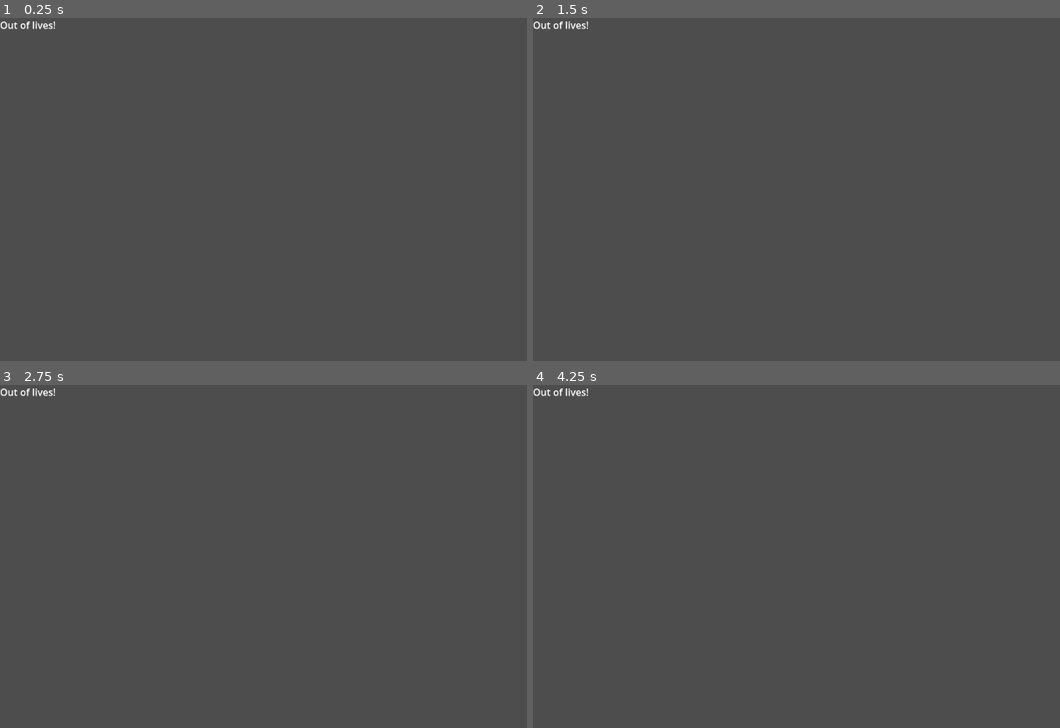
Above: before the commit, frames 1-4 (two rows, left to right).
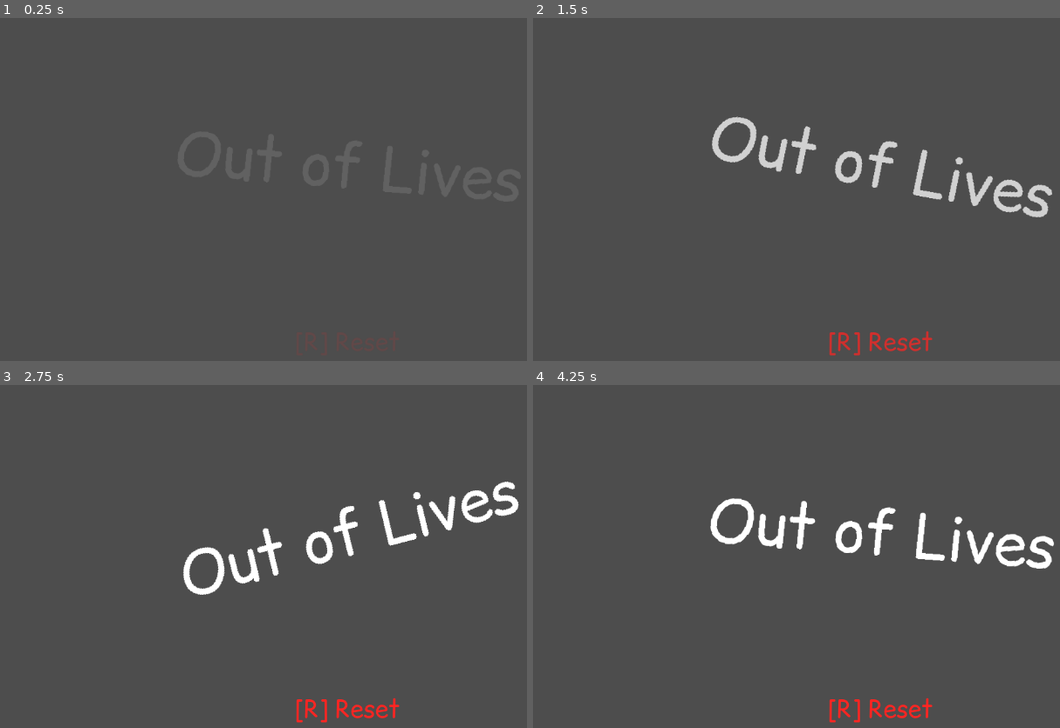
Above: after the commit, the same moments.

Repository: tiffit/SlimeLives
Game: Godot game, scene res://ui/death/death_screen.tscn
Two runs of this game, one before a commit and one after it. Both use one fixed random seed, a clock stepped at 60 frames per second and the inputs below. This scene is started directly instead of the project's main scene.
Inputs (mouse positions are in pixels of both pictures, inside the frame that each line leads up to):
- Up to frame 1 (0.25 s): no input
- Up to frame 2 (1.5 s): move the mouse to (1033, 192) at 0.52 s; hold D (move_right) from 0.53 s (still down); tap Shift (spit) at 0.6, 1.35 s; tap Space (move_jump) at 0.77 s; move the mouse to (743, 234) at 1.27 s
- Up to frame 3 (2.75 s): tap Space (move_jump) at 1.52 s; move the mouse to (416, 494) at 2.02 s; release D (move_right) at 2.03 s; hold A (move_left) from 2.03 s (still down); tap Shift (spit) at 2.1 s
- Up to frame 4 (4.25 s): move the mouse to (849, 659) at 2.77 s; release A (move_left) at 2.78 s; hold D (move_right) from 2.78 s (still down); tap Shift (spit) at 2.85, 3.6 s; tap Space (move_jump) at 3.02, 3.77 s; move the mouse to (outside the picture) at 3.52 s

The runs differ from the first frame. In frame 1, 0.1% of the frame differs, in the area x 0-11%, y 1-4%; in frame 2, 3.2%; in frame 3, 3.2%; in frame 4, 3.3%, in the area x 0-99%, y 1-99%.

Commit message:
Finished death screen

Diff:
--- a/project.godot
+++ b/project.godot
@@ -10,7 +10,7 @@
 
 [application]
 
-config/name="slimelives"
+config/name="Slime Lives"
 run/main_scene="uid://kbxavlb2upyw"
 config/features=PackedStringArray("4.5", "GL Compatibility")
 config/icon="res://icon.svg"
--- a/ui/death/death_screen.gd
+++ b/ui/death/death_screen.gd
@@ -2,6 +2,8 @@
 
 func _ready() -> void:
 	MusicController.go_to_pitch(0.5, 3)
+	$AnimationPlayer.play("turn")
+	$FadeInPlayer.play("fade_in")
 
 func _process(delta: float) -> void:
 	if Input.is_action_just_pressed("reset_level") and !is_queued_for_deletion():
--- a/ui/death/death_screen.tscn
+++ b/ui/death/death_screen.tscn
@@ -1,6 +1,73 @@
-[gd_scene load_steps=2 format=3 uid="uid://baf5sxguthwuv"]
+[gd_scene load_steps=7 format=3 uid="uid://baf5sxguthwuv"]
 
 [ext_resource type="Script" uid="uid://iaqf8m04hd0q" path="res://ui/death/death_screen.gd" id="1_ud22k"]
+[ext_resource type="FontFile" uid="uid://dc7dxafyie71e" path="res://sprites/ComicRelief-Regular.ttf" id="2_ujbok"]
+
+[sub_resource type="Animation" id="Animation_ujbok"]
+resource_name = "turn"
+length = 4.0
+loop_mode = 1
+tracks/0/type = "value"
+tracks/0/imported = false
+tracks/0/enabled = true
+tracks/0/path = NodePath("Label:rotation")
+tracks/0/interp = 1
+tracks/0/loop_wrap = true
+tracks/0/keys = {
+"times": PackedFloat32Array(0, 1, 2, 3, 4),
+"transitions": PackedFloat32Array(1, 1, 1, 1, 1),
+"update": 0,
+"values": [0.0, 0.3490658503988659, 0.0, -0.34906584, 0.0]
+}
+
+[sub_resource type="Animation" id="Animation_f4d2w"]
+length = 0.001
+tracks/0/type = "value"
+tracks/0/imported = false
+tracks/0/enabled = true
+tracks/0/path = NodePath("Label:rotation")
+tracks/0/interp = 1
+tracks/0/loop_wrap = true
+tracks/0/keys = {
+"times": PackedFloat32Array(0),
+"transitions": PackedFloat32Array(1),
+"update": 0,
+"values": [0.0]
+}
+tracks/1/type = "value"
+tracks/1/imported = false
+tracks/1/enabled = true
+tracks/1/path = NodePath(".:modulate")
+tracks/1/interp = 1
+tracks/1/loop_wrap = true
+tracks/1/keys = {
+"times": PackedFloat32Array(0),
+"transitions": PackedFloat32Array(1),
+"update": 0,
+"values": [Color(1, 1, 1, 1)]
+}
+
+[sub_resource type="Animation" id="Animation_ho1bm"]
+resource_name = "fade_in"
+tracks/0/type = "value"
+tracks/0/imported = false
+tracks/0/enabled = true
+tracks/0/path = NodePath(".:modulate")
+tracks/0/interp = 1
+tracks/0/loop_wrap = true
+tracks/0/keys = {
+"times": PackedFloat32Array(0, 1),
+"transitions": PackedFloat32Array(1, 1),
+"update": 0,
+"values": [Color(1, 1, 1, 0), Color(1, 1, 1, 1)]
+}
+
+[sub_resource type="AnimationLibrary" id="AnimationLibrary_ho1bm"]
+_data = {
+&"RESET": SubResource("Animation_f4d2w"),
+&"fade_in": SubResource("Animation_ho1bm"),
+&"turn": SubResource("Animation_ujbok")
+}
 
 [node name="DeathScreen" type="Control"]
 layout_mode = 3
@@ -12,7 +79,48 @@
 script = ExtResource("1_ud22k")
 
 [node name="Label" type="Label" parent="."]
-layout_mode = 0
-offset_right = 40.0
-offset_bottom = 23.0
-text = "Out of lives!"
+layout_mode = 1
+anchors_preset = 8
+anchor_left = 0.5
+anchor_top = 0.5
+anchor_right = 0.5
+anchor_bottom = 0.5
+offset_left = -288.5
+offset_top = -149.5
+offset_right = 288.5
+offset_bottom = -8.5
+grow_horizontal = 2
+grow_vertical = 2
+pivot_offset = Vector2(288, 70)
+theme_override_fonts/font = ExtResource("2_ujbok")
+theme_override_font_sizes/font_size = 100
+text = "Out of Lives"
+
+[node name="ResetText" type="Label" parent="."]
+layout_mode = 1
+anchors_preset = 7
+anchor_left = 0.5
+anchor_top = 1.0
+anchor_right = 0.5
+anchor_bottom = 1.0
+offset_left = -90.0
+offset_top = -141.0
+offset_right = 84.0
+offset_bottom = -84.0
+grow_horizontal = 2
+grow_vertical = 0
+theme_override_colors/font_color = Color(1, 0.14509805, 0.13333334, 1)
+theme_override_fonts/font = ExtResource("2_ujbok")
+theme_override_font_sizes/font_size = 40
+text = "[R] Reset"
+
+[node name="AnimationPlayer" type="AnimationPlayer" parent="."]
+libraries = {
+&"": SubResource("AnimationLibrary_ho1bm")
+}
+
+[node name="FadeInPlayer" type="AnimationPlayer" parent="."]
+libraries = {
+&"": SubResource("AnimationLibrary_ho1bm")
+}
+speed_scale = 0.5
